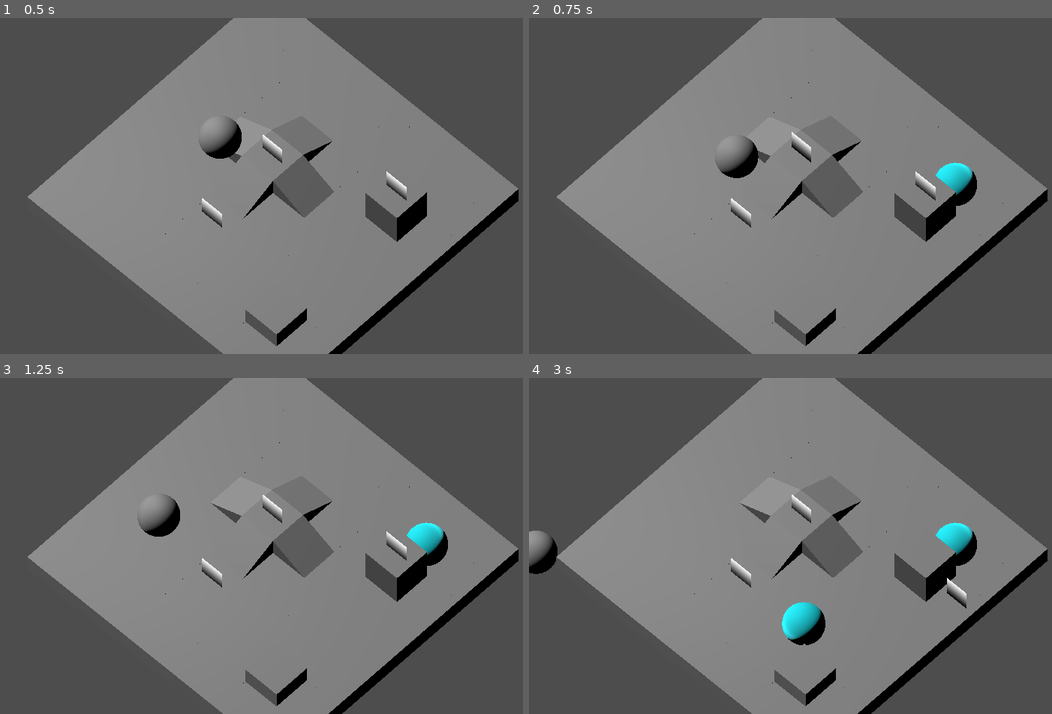
Above: before the commit, frames 1-4 (two rows, left to right).
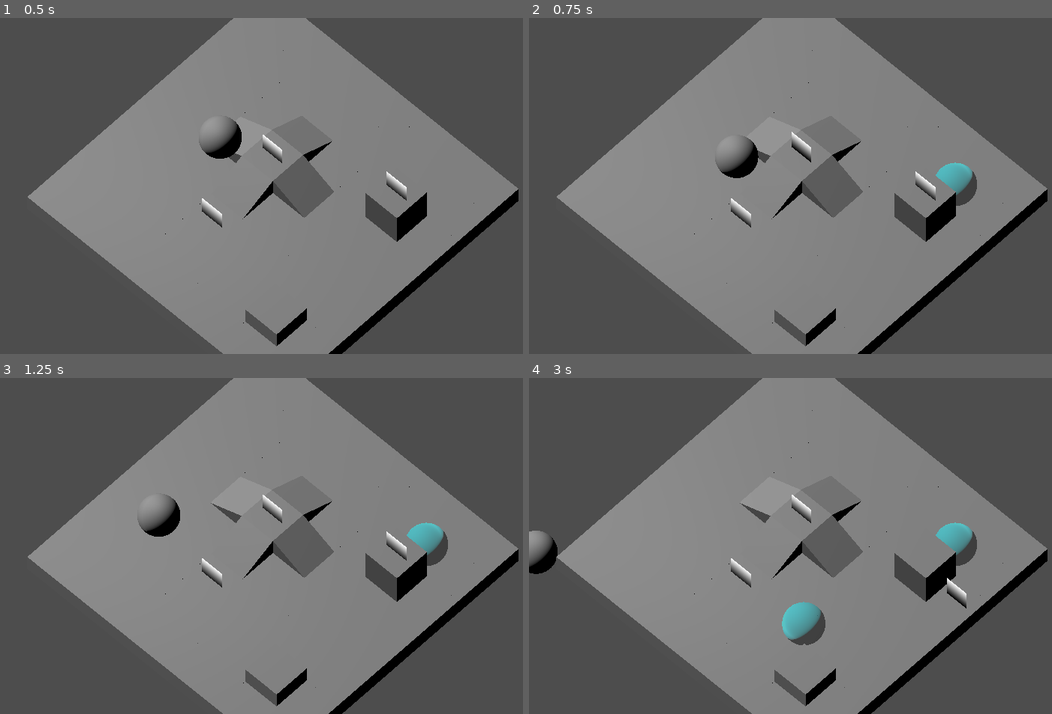
Above: after the commit, the same moments.

Repository: silverhammermba/ggj2025
Game: Godot game, scene res://game.tscn
Two runs of this game, one before a commit and one after it. Both use one fixed random seed, a clock stepped at 60 frames per second and the inputs below.
Inputs (mouse positions are in pixels of both pictures, inside the frame that each line leads up to):
- Up to frame 1 (0.5 s): no input
- Up to frame 2 (0.75 s): move the mouse to (963, 169) at 0.52 s; hold D (move_right) from 0.53 s (still down); tap Right (next char) at 0.6 s; click (963, 169) at 0.67 s
- Up to frame 3 (1.25 s): keep holding D (move_right)
- Up to frame 4 (3 s): move the mouse to (706, 562) at 1.27 s; release D (move_right) at 1.28 s; hold S (move_down) 1.28-2.03 s; tap Left (prev char) at 1.35, 2.85 s; move the mouse to (889, 472) at 2.02 s; hold D (move_right) 2.03-2.78 s; tap Right (next char) at 2.1 s; move the mouse to (800, 613) at 2.77 s; hold W (move_up) from 2.78 s (still down); click (800, 613) at 2.92 s

Frame 1 is identical in both runs. In frame 2, 0.6% of the frame differs, in the area x 77-86%, y 42-56%; in frame 3, 0.6%; in frame 4, 1.4%, in the area x 48-86%, y 42-80%.

Commit message:
added bubble capture

Diff:
--- a/bubble.gd
+++ b/bubble.gd
@@ -1,6 +1,19 @@
 class_name Bubble extends Node3D
 var gridPos: Vector3i = Vector3.ZERO
+@onready var animation: AnimationPlayer = $AnimationPlayer
 
 func set_spawn(pos: Vector3i, grid: Map) -> void:
 	gridPos = pos
 	global_position = grid.map_to_global(gridPos)
+
+
+
+
+func _on_area_3d_body_entered(body: Node3D) -> void:
+	#if(body is Character):
+	print_debug("BUBBLED: ", body.name)
+	var victim = body.get_parent()
+	victim.bubbleVictim = true
+	add_child(victim)
+	victim.animation.stop()
+	animation.play("bob")
--- a/bubble.tscn
+++ b/bubble.tscn
@@ -1,11 +1,51 @@
-[gd_scene load_steps=4 format=3 uid="uid://q7t0uad308xi"]
+[gd_scene load_steps=8 format=3 uid="uid://q7t0uad308xi"]
 
 [ext_resource type="Script" path="res://bubble.gd" id="1_ifuwr"]
 
 [sub_resource type="SphereMesh" id="SphereMesh_1iobu"]
 
 [sub_resource type="StandardMaterial3D" id="StandardMaterial3D_t1kqy"]
-albedo_color = Color(0.101961, 0.933333, 0.980392, 0.658824)
+transparency = 1
+albedo_color = Color(0.101961, 0.933333, 0.980392, 0.513726)
+
+[sub_resource type="SphereShape3D" id="SphereShape3D_pfjj4"]
+
+[sub_resource type="Animation" id="Animation_4uajk"]
+resource_name = "bob"
+loop_mode = 1
+tracks/0/type = "value"
+tracks/0/imported = false
+tracks/0/enabled = true
+tracks/0/path = NodePath("MeshInstance3D:position")
+tracks/0/interp = 1
+tracks/0/loop_wrap = true
+tracks/0/keys = {
+"times": PackedFloat32Array(0, 0.5, 1),
+"transitions": PackedFloat32Array(1, 0.63728, 0.535888),
+"update": 0,
+"values": [Vector3(0, 0, 0), Vector3(0, 0.25, 0), Vector3(0, 0, 0)]
+}
+
+[sub_resource type="Animation" id="Animation_8aypb"]
+length = 0.001
+tracks/0/type = "value"
+tracks/0/imported = false
+tracks/0/enabled = true
+tracks/0/path = NodePath("MeshInstance3D:position")
+tracks/0/interp = 1
+tracks/0/loop_wrap = true
+tracks/0/keys = {
+"times": PackedFloat32Array(0),
+"transitions": PackedFloat32Array(1),
+"update": 0,
+"values": [Vector3(0, 0, 0)]
+}
+
+[sub_resource type="AnimationLibrary" id="AnimationLibrary_f7x8n"]
+_data = {
+"RESET": SubResource("Animation_8aypb"),
+"bob": SubResource("Animation_4uajk")
+}
 
 [node name="Bubble" type="Node3D" groups=["bubble"]]
 script = ExtResource("1_ifuwr")
@@ -13,3 +53,19 @@
 [node name="MeshInstance3D" type="MeshInstance3D" parent="."]
 mesh = SubResource("SphereMesh_1iobu")
 surface_material_override/0 = SubResource("StandardMaterial3D_t1kqy")
+
+[node name="Area3D" type="Area3D" parent="."]
+collision_layer = 4
+collision_mask = 2
+
+[node name="CollisionShape3D" type="CollisionShape3D" parent="Area3D"]
+transform = Transform3D(0.75, 0, 0, 0, 0.75, 0, 0, 0, 0.75, 0, 0, 0)
+shape = SubResource("SphereShape3D_pfjj4")
+
+[node name="AnimationPlayer" type="AnimationPlayer" parent="."]
+libraries = {
+"": SubResource("AnimationLibrary_f7x8n")
+}
+
+[connection signal="area_entered" from="Area3D" to="." method="_on_area_3d_area_entered"]
+[connection signal="body_entered" from="Area3D" to="." method="_on_area_3d_body_entered"]
--- a/character.gd
+++ b/character.gd
@@ -2,6 +2,7 @@
 
 @onready var animation: AnimationPlayer = $CharacterBody3D/AnimationPlayer
 var gridPos: Vector3i = Vector3.ZERO
+var bubbleVictim = false;
 
 func deselect() -> void:
 	animation.stop()
@@ -32,5 +33,6 @@
 		elif n == 9:
 			queue_free()
 
-	gridPos = moveCoords
-	global_position = grid.map_to_global(gridPos)
+	if(!bubbleVictim):
+		gridPos = moveCoords
+		global_position = grid.map_to_global(gridPos)
Not shown: 4 places in new_mesh_library.tres that only renumber resources
